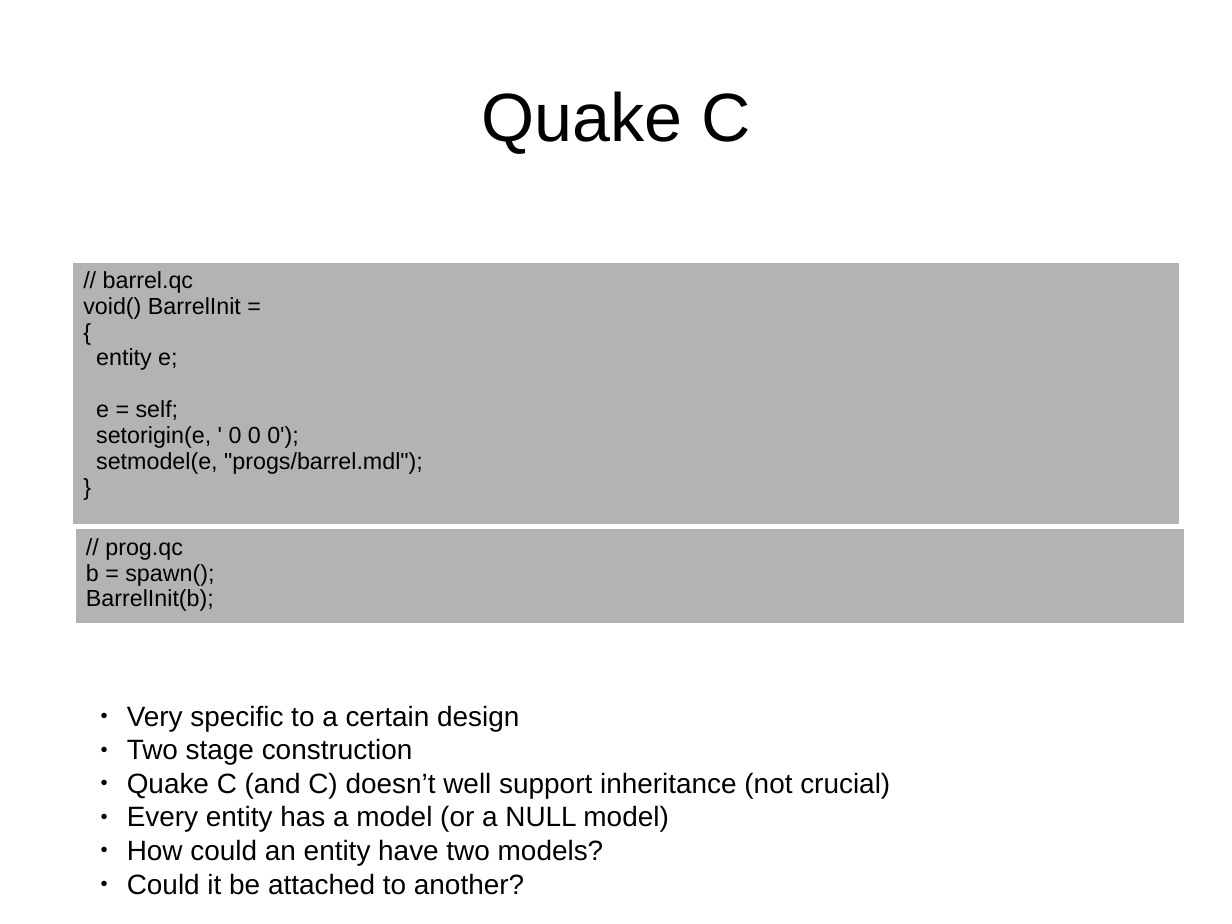
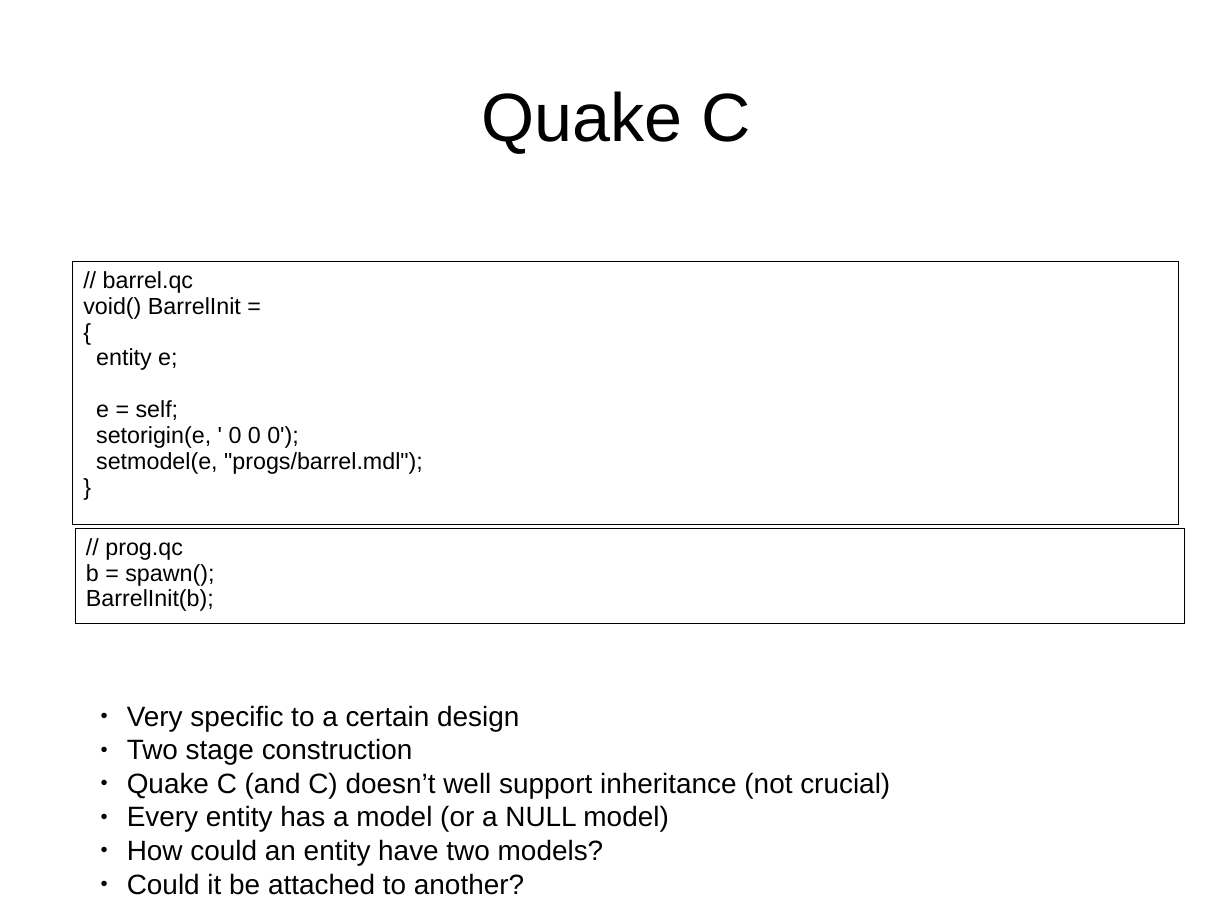
Before and after one commit to osen/creativelabs, a slide deck: slide 14 of gep/gep-lec2.odp. Drawn at 1232x924 pixels with LibreOffice and Linux fonts; fonts in the diff are those of the drawing; background and template pictures are left out. Boxes give left, top, right and bottom in pixels: in the first picture for what was removed or moved away, otherwise in the second. Text is boxed around its words. In the diff, an @@ line names an element or a change of style, - is before the commit and + after.

```diff
--- a/gep/gep-lec2.odp
+++ b/gep/gep-lec2.odp
@@ table at box(73, 262, 1179, 506) @@
@@ fill #B3B3B3 to none in row 1, column 1 @@
@@ borders changed @@
@@ table at box(75, 529, 1185, 618) @@
@@ fill #B3B3B3 to none in row 1, column 1 @@
@@ borders changed @@
```
Also in this commit, not shown: 5 other slides changed, 1 other file.
